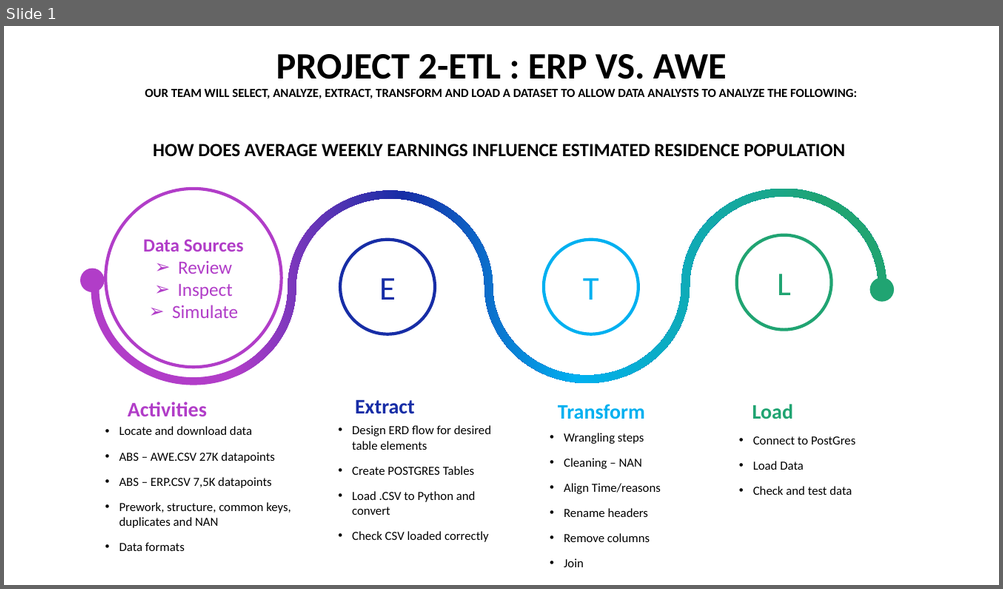
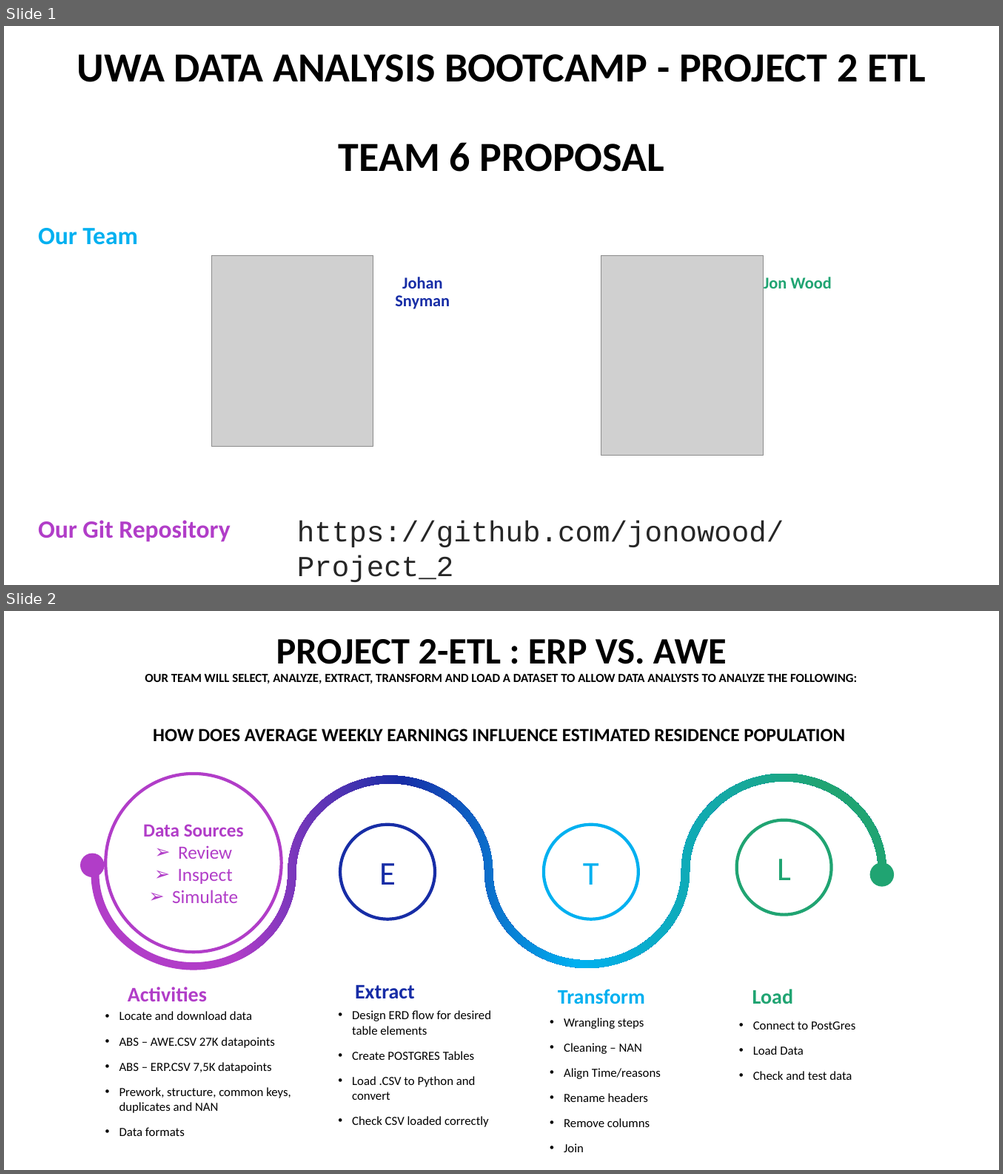
Before and after one commit to jonowood/Project_2, a slide deck: Project 2-ETL - ERP vs.AWE.pptx. Shown one above the other, each under a label of ours: slide 1 before the commit, slides 1 and 2 after it. The pictures are 1003x589 and 1003x1174 pixels, drawn with LibreOffice and Linux fonts; fonts in the diff are those of the drawing; grey boxes stand for pictures. Boxes give left, top, right and bottom in pixels: in the first picture for what was removed or moved away, otherwise in the second. Text is boxed around its words. In the diff, an @@ line names an element or a change of style, - is before the commit and + after.

```diff
--- a/Project 2-ETL - ERP vs.AWE.pptx
+++ b/Project 2-ETL - ERP vs.AWE.pptx
@@ slide 1 added at box(4, 26, 999, 585), background #FFFFFF @@
@@ title added at box(77, 54, 925, 172), 40 pt, text #000000, bold @@
+UWA DATA ANALYSIS BOOTCAMP - PROJECT 2 ETL
+TEAM 6 PROPOSAL
@@ text added at box(38, 228, 138, 245), 24 pt, text #00B0F0, bold @@
+Our Team
@@ picture added at box(211, 256, 373, 447) @@
@@ picture added at box(602, 256, 762, 457) @@
@@ text added at box(395, 277, 449, 309), 16 pt, text #172DA6, bold @@
+Johan Snyman
@@ text added at box(763, 277, 831, 289), 16 pt, text #20A472, bold @@
+Jon Wood
@@ text added at box(38, 520, 230, 543), 24 pt, text #B13DC8, bold @@
+Our Git Repository
@@ text added at box(297, 521, 784, 582), 28 pt, text #262626 @@
+https://github.com/jonowood/Project_2
@@ what was slide 1 is now slide 2 @@
```
Also in this commit, not shown: 1 slide changed, 1 other slide added, 3 slides removed.
